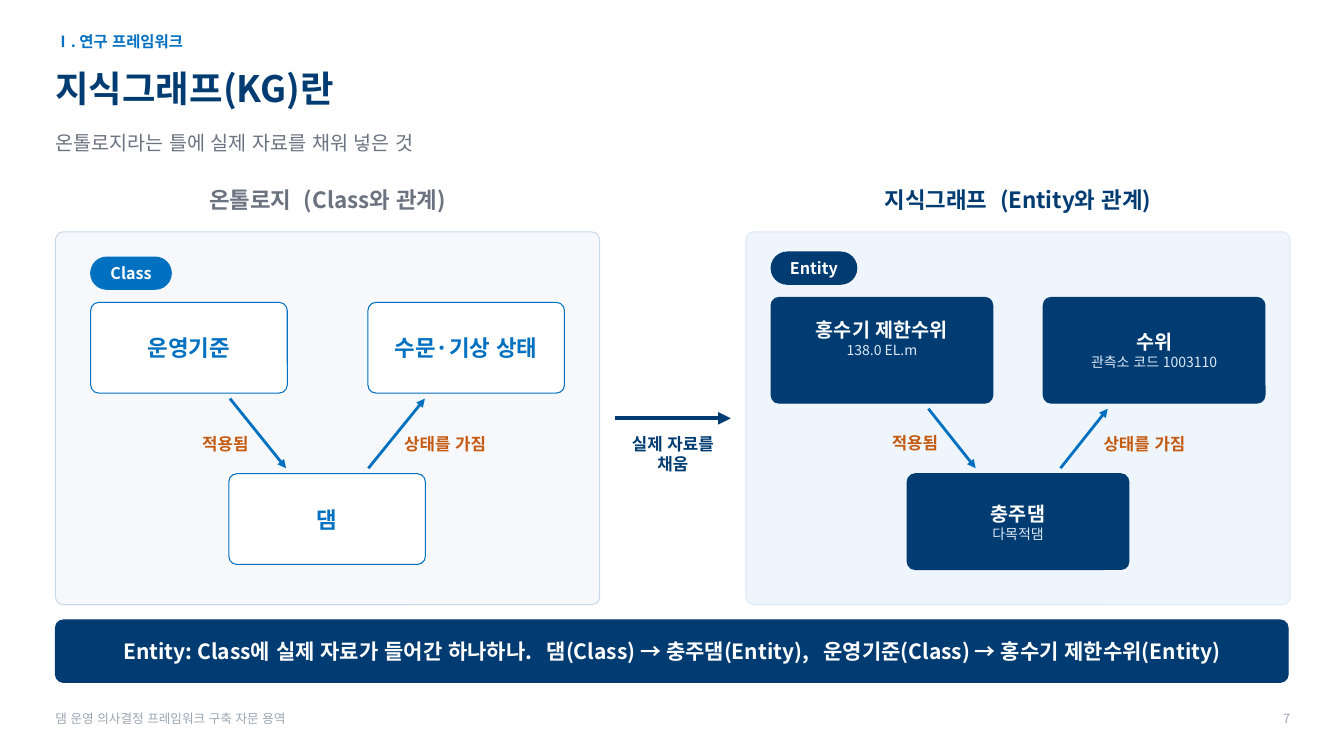
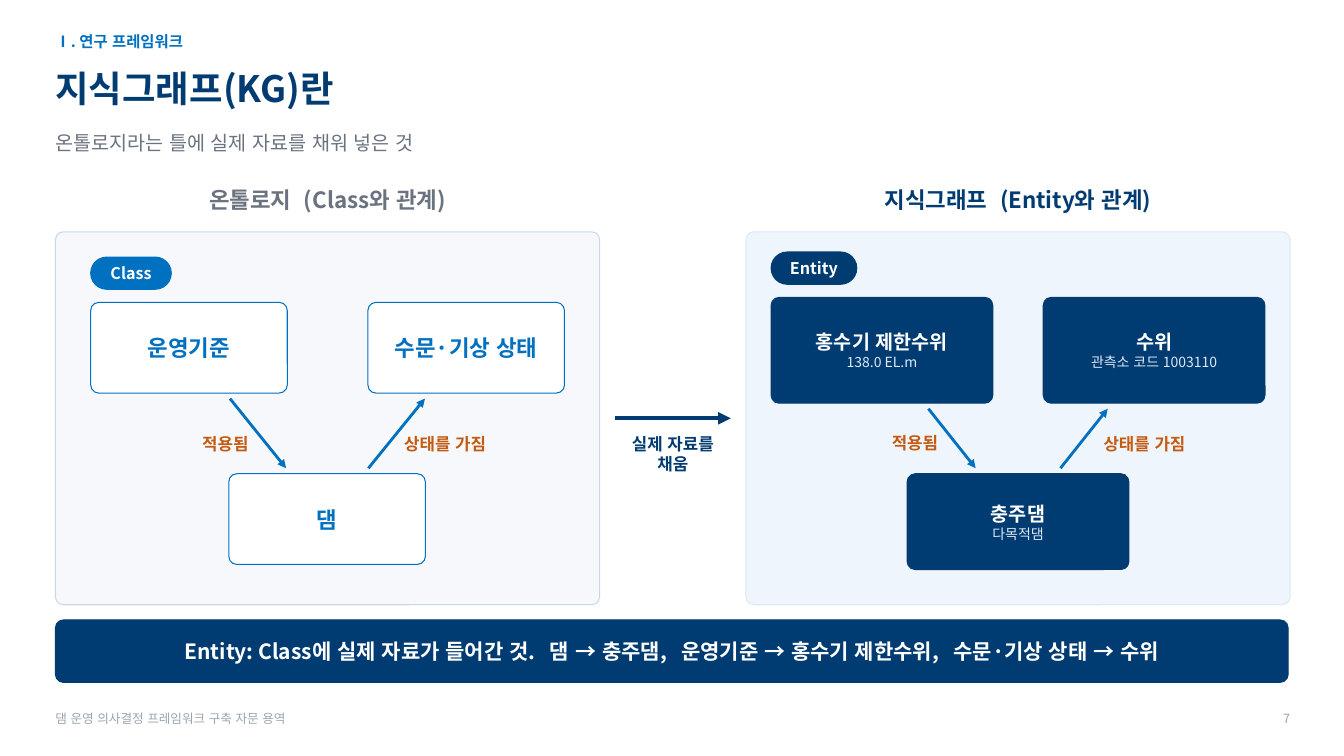
Before and after one commit to mkm1119/KGRAG-LLM, a slide deck: slide 7 of project_khnp/2026.11.26_한강수력본부_발표자료_초안.pptx. Drawn at 1344x756 pixels with LibreOffice and Linux fonts; fonts in the diff are those of the drawing; background and template pictures are left out. Boxes give left, top, right and bottom in pixels: in the first picture for what was removed or moved away, otherwise in the second. Text is boxed around its words. In the diff, an @@ line names an element or a change of style, - is before the commit and + after.

```diff
--- a/project_khnp/2026.11.26_한강수력본부_발표자료_초안.pptx
+++ b/project_khnp/2026.11.26_한강수력본부_발표자료_초안.pptx
@@ text "홍수기 제한수위": place and size @@
-text "홍수기 제한수위" at [816,320,948,355]
+text "홍수기 제한수위" at [816,332,948,367]
@@ text at [184,638,1159,664]: text changed @@
-Entity: Class에 실제 자료가 들어간 하나하나. 댐(Class) → 충주댐(Entity), 운영기준(Class) → 홍수기 제한수위(Entity)
+Entity: Class에 실제 자료가 들어간 것. 댐 → 충주댐, 운영기준 → 홍수기 제한수위, 수문·기상 상태 → 수위
```
Also in this commit, not shown: 4 other slides changed.
